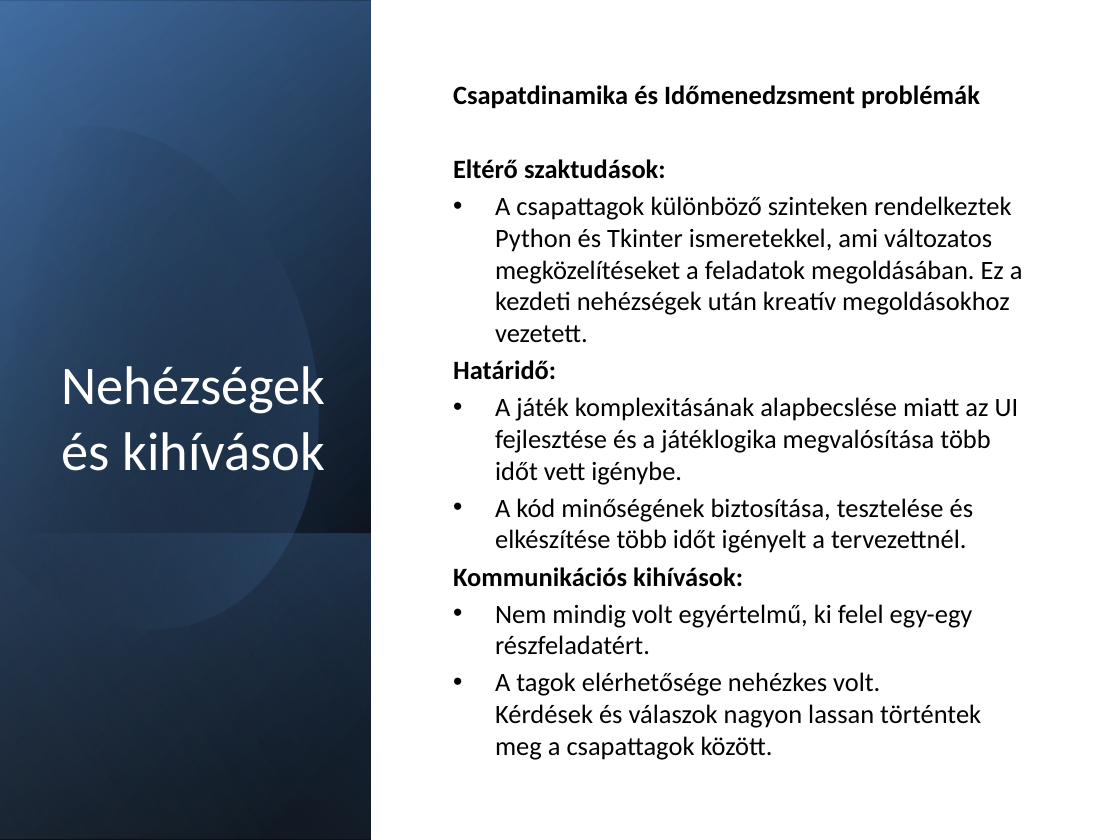
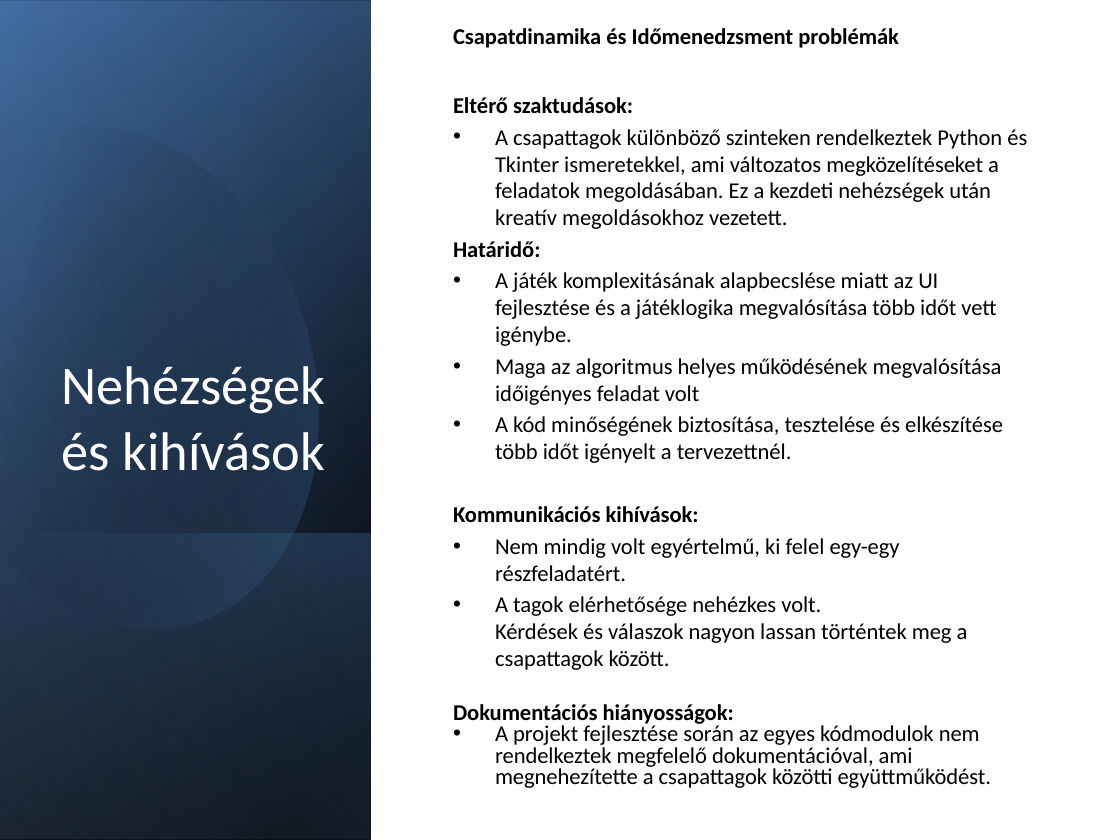
Before and after one commit to Verfurdo/Varazsnegyzet, a slide deck: slide 10 of documents/Projekt_Bemutato-1-2.pptx. Drawn at 1120x840 pixels with LibreOffice and Linux fonts; fonts in the diff are those of the drawing. Boxes give left, top, right and bottom in pixels: in the first picture for what was removed or moved away, otherwise in the second. Text is boxed around its words. In the diff, an @@ line names an element or a change of style, - is before the commit and + after.

```diff
--- a/documents/Projekt_Bemutato-1-2.pptx
+++ b/documents/Projekt_Bemutato-1-2.pptx
@@ text at box(453, 97, 1027, 670): size 17 to 14.4 pt in "Csapatdinamika és Időmenedzsment problémák", "Eltérő szaktudások:", "A csapattagok különböző szinteken rendelkeztek Python és ...", "Határidő:" and 5 more places @@
@@ text at box(495, 358, 1002, 405): paragraph added @@
+• Maga az algoritmus helyes működésének megvalósítása időigényes feladat volt
@@ text at box(453, 704, 980, 770): paragraphs added @@
+Dokumentációs hiányosságok:
+• A projekt fejlesztése során az egyes kódmodulok nem rendelkeztek megfelelő dokumentációval, ami megnehezítette a csapattagok közötti együttműködést.
```
Also in this commit, not shown: 2 other slides changed, 2 slides added.
